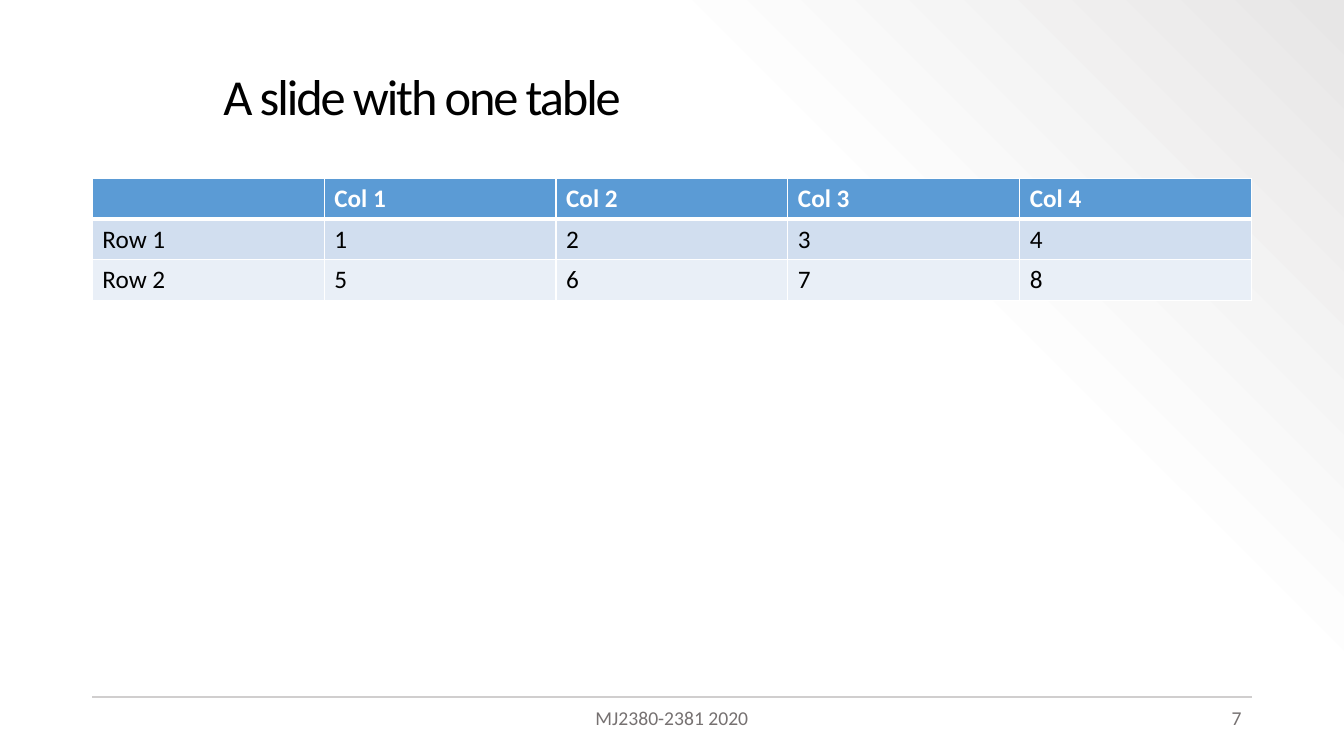
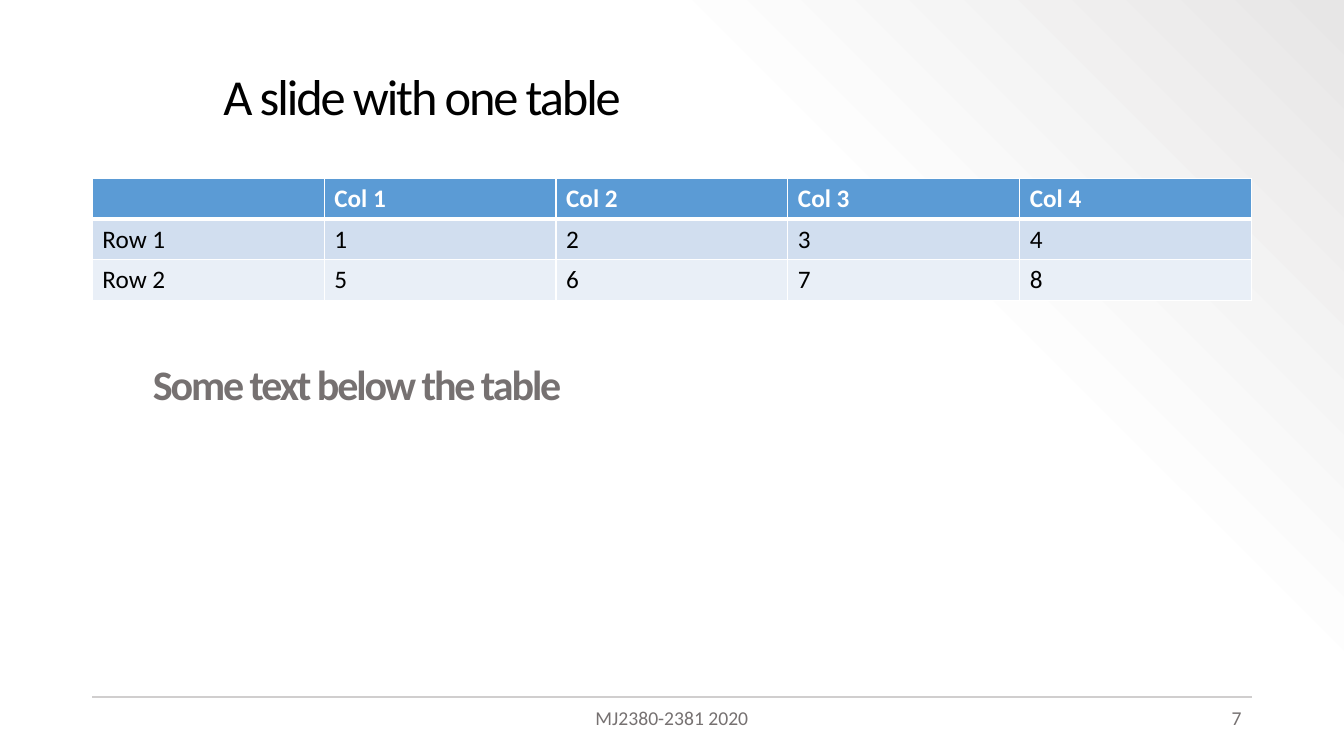
Before and after one commit to lorenzo-sani/teaching_kit, a slide deck: slide 7 of files/ppt_demo.pptx. Drawn at 1344x756 pixels with LibreOffice and Linux fonts; fonts in the diff are those of the drawing; background and template pictures are left out. Boxes give left, top, right and bottom in pixels: in the first picture for what was removed or moved away, otherwise in the second. Text is boxed around its words. In the diff, an @@ line names an element or a change of style, - is before the commit and + after.

```diff
--- a/files/ppt_demo.pptx
+++ b/files/ppt_demo.pptx
@@ text added at <box>153,370,561,401</box>, 30 pt, text #767171, bold @@
+Some text below the table
```
Also in this commit, not shown: 2 slides added, 9 other files.
